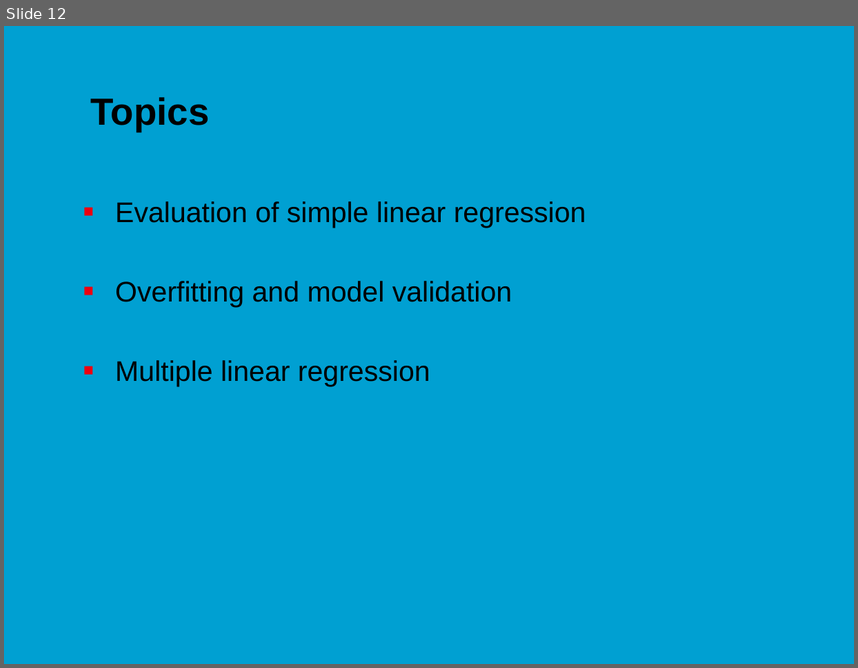
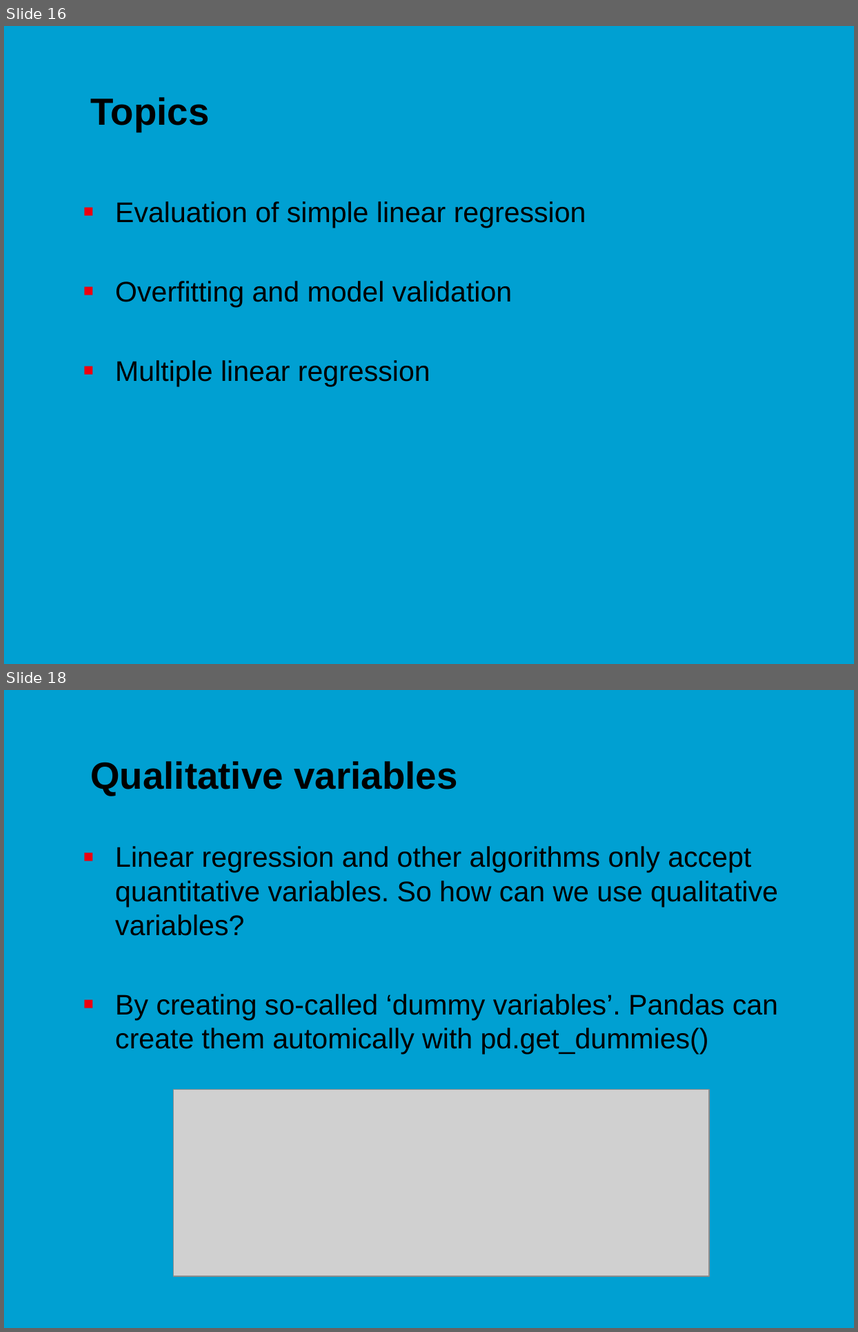
Before and after one commit to jonasmoons/data-driven-learning, a slide deck: slides/ddl-w5l2.pptx. Shown one above the other, each under a label of ours: slide 12 before the commit, slides 16 and 18 after it; the slides between them are not shown. The pictures are 858x668 and 858x1332 pixels, drawn with LibreOffice and Linux fonts; fonts in the diff are those of the drawing; grey boxes stand for pictures; background and template pictures are left out. Boxes give left, top, right and bottom in pixels: in the first picture for what was removed or moved away, otherwise in the second. Text is boxed around its words. In the diff, an @@ line names an element or a change of style, - is before the commit and + after.

```diff
--- a/slides/ddl-w5l2.pptx
+++ b/slides/ddl-w5l2.pptx
@@ slide 18 added at (x1=4, y1=690, x2=854, y2=1328), background picture (left out) @@
@@ title added at (x1=90, y1=761, x2=457, y2=795), 32 pt, text #000000, bold @@
+Qualitative variables
@@ text added at (x1=115, y1=846, x2=778, y2=1054), 24 pt, text #000000 @@
+■ Linear regression and other algorithms only accept quantitative variables. So how can we use qualitative variables?
+■ By creating so-called ‘dummy variables’. Pandas can create them automically with pd.get_dummies()
@@ picture added at (x1=173, y1=1089, x2=708, y2=1276) @@
@@ what was slide 12 is now slide 16 @@
```
Also in this commit, not shown: 3 slides changed, 10 other slides added, 6 slides removed, 7 other files.
